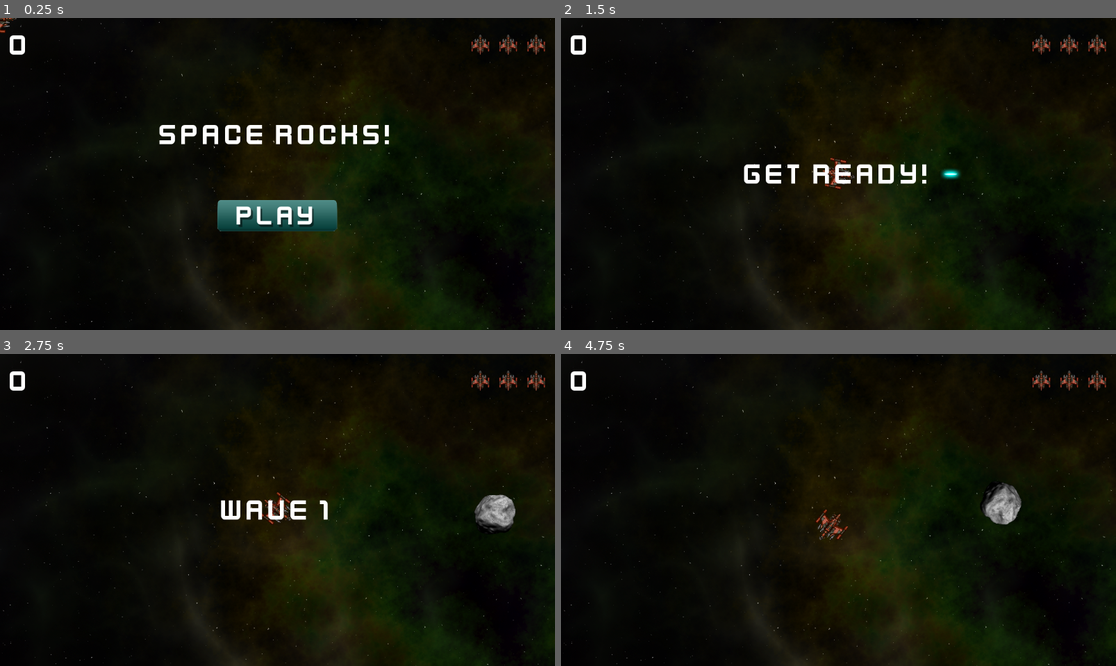
Above: before the commit, frames 1-4 (two rows, left to right).
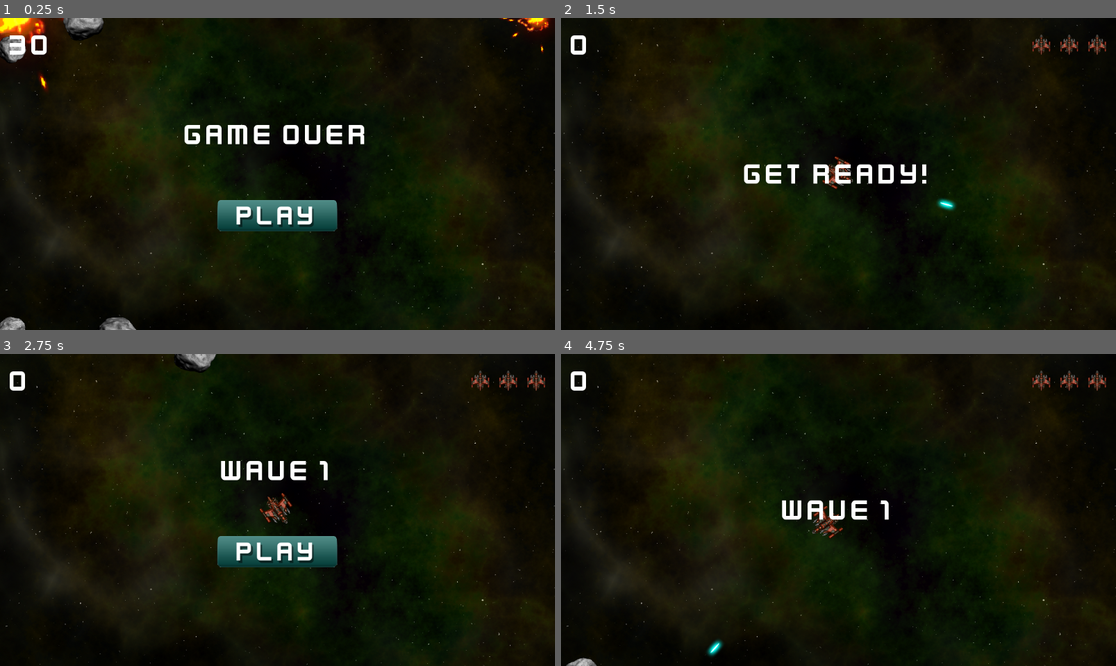
Above: after the commit, the same moments.

Repository: Winnerkorea/godotSpaceRock
Game: Godot game, scene res://main.tscn
The game is run twice, just before and just after one commit, with the same random seed, the same clock (stepped at 60 frames per second) and the same inputs.
Inputs (mouse positions are in pixels of both pictures, inside the frame that each line leads up to):
- Up to frame 1 (0.25 s): no input
- Up to frame 2 (1.5 s): click (838, 214) at 0.5 s; tap Enter at 1.25 s; hold D (rotate_right) from 1.28 s (still down); hold Space (shoot) from 1.28 s (still down)
- Up to frame 3 (2.75 s): release D (rotate_right) at 2.03 s; release Space (shoot) at 2.03 s; hold A (rotate_left) from 2.03 s (still down); tap Space (shoot) at 2.1 s
- Up to frame 4 (4.75 s): release A (rotate_left) at 2.75 s; click (838, 550) at 2.77 s; hold D (rotate_right) 3.53-4.28 s; hold Space (shoot) 3.53-4.28 s; hold W (thrust) from 4.28 s (still down); tap Space (shoot) at 4.35 s

The runs differ from the first frame. In frame 1, 15% of the frame differs, in the area x 0-100%, y 0-100%; in frame 2, 12%; in frame 3, 15%; in frame 4, 13%.

Commit message:
코드 수정
1. score update 함수 추가
2. 바위 크기 설정 함수 수정

Diff:
--- a/bullet.tscn
+++ b/bullet.tscn
@@ -4,7 +4,7 @@
 [ext_resource type="Texture2D" uid="uid://b07avsqptu20f" path="res://assets/laser.png" id="1_xjbfu"]
 
 [sub_resource type="CapsuleShape2D" id="CapsuleShape2D_3anm0"]
-radius = 2.0
+radius = 3.0
 
 [node name="Bullet" type="Area2D"]
 script = ExtResource("1_crxw8")
@@ -18,6 +18,7 @@
 shape = SubResource("CapsuleShape2D_3anm0")
 
 [node name="VisibleOnScreenNotifier2D" type="VisibleOnScreenNotifier2D" parent="."]
+visible = false
 
 [connection signal="body_entered" from="." to="." method="_on_bullet_body_entered"]
 [connection signal="screen_exited" from="VisibleOnScreenNotifier2D" to="." method="_on_visible_on_screen_notifier_2d_screen_exited"]
--- a/enemy.tscn
+++ b/enemy.tscn
@@ -8,6 +8,21 @@
 
 [sub_resource type="CircleShape2D" id="CircleShape2D_r4ykg"]
 radius = 36.0139
+
+[sub_resource type="Animation" id="Animation_ilr11"]
+length = 0.001
+tracks/0/type = "value"
+tracks/0/imported = false
+tracks/0/enabled = true
+tracks/0/path = NodePath("Sprite2D:modulate")
+tracks/0/interp = 1
+tracks/0/loop_wrap = true
+tracks/0/keys = {
+"times": PackedFloat32Array(0),
+"transitions": PackedFloat32Array(1),
+"update": 0,
+"values": [Color(1, 1, 1, 1)]
+}
 
 [sub_resource type="Animation" id="Animation_siluj"]
 resource_name = "flash"
@@ -24,21 +39,6 @@
 "transitions": PackedFloat32Array(1, 1, 1, 1, 1, 1, 1),
 "update": 0,
 "values": [Color(1, 1, 1, 1), Color(1, 0, 0, 1), Color(1, 1, 1, 1), Color(1, 0, 0, 1), Color(1, 1, 1, 1), Color(1, 0, 0, 1), Color(1, 1, 1, 1)]
-}
-
-[sub_resource type="Animation" id="Animation_ilr11"]
-length = 0.001
-tracks/0/type = "value"
-tracks/0/imported = false
-tracks/0/enabled = true
-tracks/0/path = NodePath("Sprite2D:modulate")
-tracks/0/interp = 1
-tracks/0/loop_wrap = true
-tracks/0/keys = {
-"times": PackedFloat32Array(0),
-"transitions": PackedFloat32Array(1),
-"update": 0,
-"values": [Color(1, 1, 1, 1)]
 }
 
 [sub_resource type="AnimationLibrary" id="AnimationLibrary_bwk4v"]
--- a/hud.gd
+++ b/hud.gd
@@ -3,7 +3,7 @@
 signal start_game
 
 @onready var lives_counter = $MarginContainer/HBoxContainer/LivesCounter.get_children()
-@onready var score_level = $MarginContainer/HBoxContainer/ScoreLabel
+@onready var score_label = $MarginContainer/HBoxContainer/ScoreLabel
 @onready var message = $VBoxContainer/Message
 @onready var start_button = $VBoxContainer/StartButton
 
@@ -13,7 +13,7 @@
 	$Timer.start()
 
 func update_score(value):
-	score_level.text = str(value)
+	score_label.text = str(value)
 
 func update_lives(value):
 	for item in 3:
--- a/main.gd
+++ b/main.gd
@@ -10,7 +10,22 @@
 
 func _ready() -> void:
 	screensize = get_viewport().get_visible_rect().size
+	for i in 3:
+		spawn_rock(3)
 
+
+func _input(event: InputEvent) -> void:
+	if event.is_action_pressed("pause"):
+		if not playing:
+			return
+		get_tree().paused = not get_tree().paused
+		var message = $HUD/VBoxContainer/Message
+		if get_tree().paused:
+			message.text = "Paused"
+			message.show()
+		else:
+			message.text = ""
+			message.hide()
 
 func spawn_rock(size, pos=null, vel=null):
 	if pos == null:
@@ -26,14 +41,15 @@
 
 
 func _on_rock_exploded(size, radius, pos, vel):
-	if size < 1:
+	score += 10 * size
+	$HUD.update_score(score)
+	if size <= 1:
 		return
 	for offset in [-1, 1]:
 		var dir = $Player.position.direction_to(pos).orthogonal() * offset
 		var newpos = pos + dir * radius
 		var newvel = dir * vel.length() * 1.1
 		spawn_rock(size - 1, newpos, newvel)
-	score += 10 * size
 
 func new_game():
 	#이전 게임의 바위가 남아 있으면 제거한다.
@@ -47,11 +63,11 @@
 	playing = true
 
 func new_level():
+	$EnemyTimer.start(randf_range(5, 10))
 	level += 1
 	$HUD.show_message("Wave %s" % level)
 	for i in level:
 		spawn_rock(3)
-	$EnemyTimer.start(randf_range(5, 10))
 
 func _process(delta: float) -> void:
 	if not playing:
@@ -63,22 +79,6 @@
 	playing = false
 	$HUD.game_over()
 
-func _input(event: InputEvent) -> void:
-	if event.is_action_pressed("pause"):
-		if not playing:
-			return
-		get_tree().paused = not get_tree().paused
-		var message = $HUD/VBoxContainer/Message
-		if get_tree().paused:
-			message.text = "Paused"
-			message.show()
-		else:
-			message.text = ""
-			message.hide()
-
-
-
-
 func _on_enemy_timer_timeout() -> void:
 	var e = enemy_scene.instantiate()
 	add_child(e)
--- a/main.tscn
+++ b/main.tscn
@@ -9,7 +9,7 @@
 
 [sub_resource type="Curve2D" id="Curve2D_u0kre"]
 _data = {
-"points": PackedVector2Array(0, 0, 0, 0, 0, 0, 0, 0, 0, 0, 1920, 0, 0, 0, 0, 0, 1920, 1080, 0, 0, 0, 0, 0, 1080, 0, 0, 0, 0, 0, 0)
+"points": PackedVector2Array(0, 0, 0, 0, 0, 0, 0, 0, 0, 0, 1152, 8, 0, 0, 0, 0, 1152, 648, 0, 0, 0, 0, 0, 648, 0, 0, 0, 0, 0, 0)
 }
 point_count = 5
 
@@ -20,6 +20,7 @@
 enemy_scene = ExtResource("3_mb0x5")
 
 [node name="Background" type="Sprite2D" parent="."]
+position = Vector2(-368, -200)
 texture = ExtResource("1_nxvbs")
 centered = false
 
@@ -29,6 +30,7 @@
 curve = SubResource("Curve2D_u0kre")
 
 [node name="RockSpawn" type="PathFollow2D" parent="RockPath"]
+rotation = 0.00694433
 
 [node name="HUD" parent="." instance=ExtResource("5_7gejk")]
 
--- a/rock.gd
+++ b/rock.gd
@@ -14,7 +14,7 @@
 	$Sprite2D.scale = Vector2.ONE * scale_factor * size
 	radius = int($Sprite2D.texture.get_size().x / 2 * $Sprite2D.scale.x)
 	var shape = CircleShape2D.new()
-	shape.radius
+	shape.radius = radius
 	$CollisionShape2D.shape = shape
 	linear_velocity = _velocity
 	angular_velocity = randf_range(-PI, PI)
